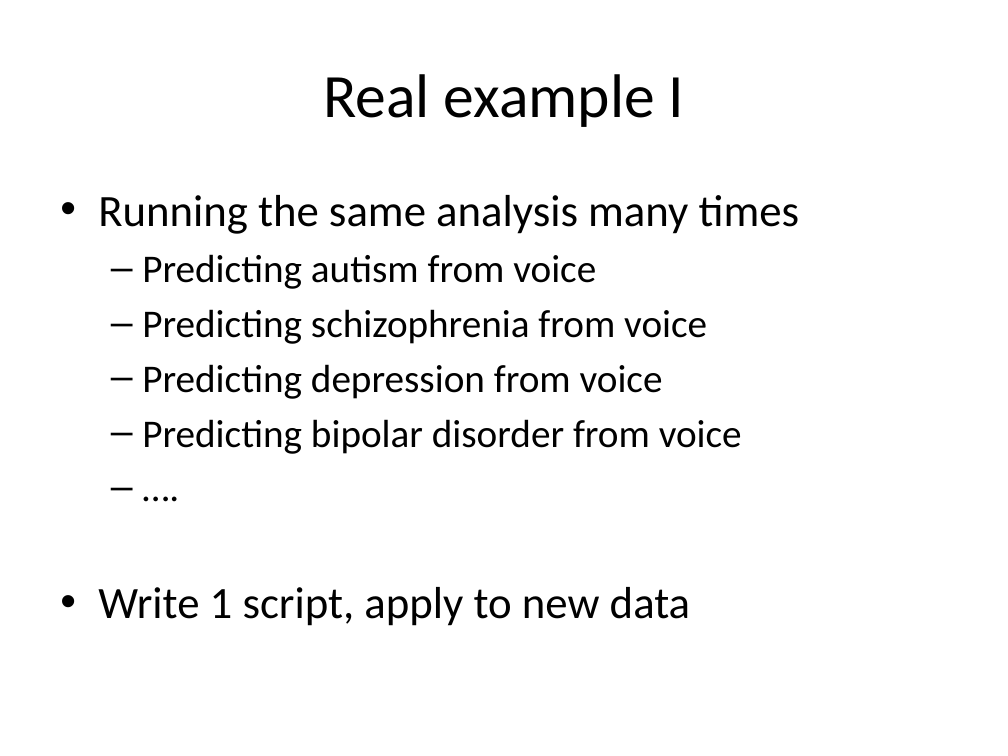
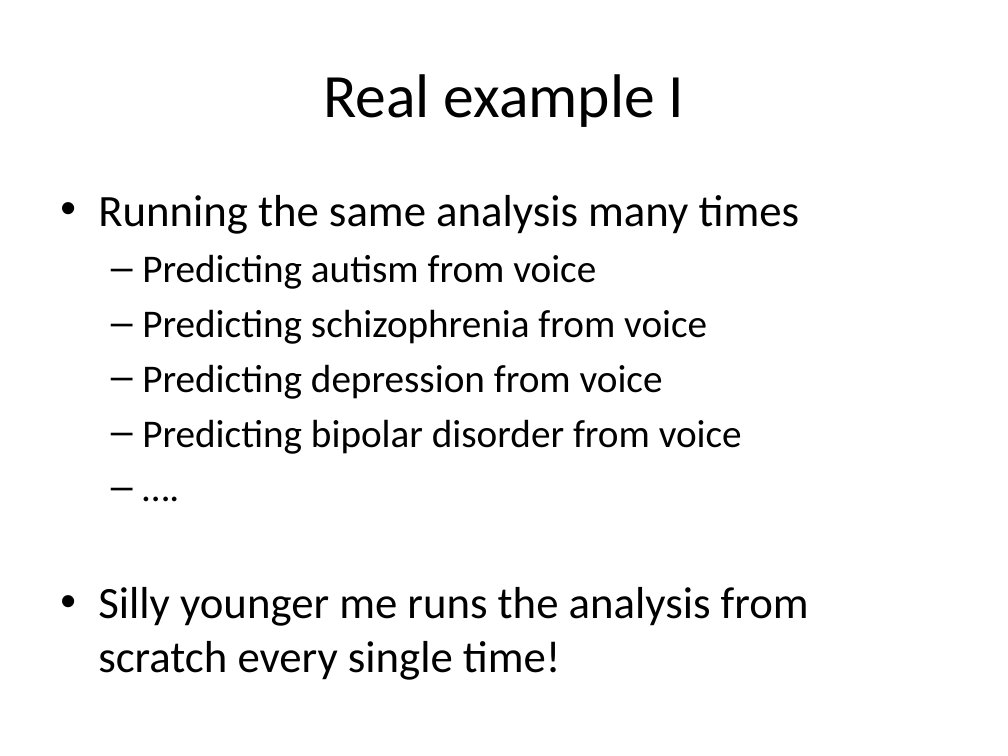
Before and after one commit to ethanweed/Stats4Humanities2016, a slide deck: slide 11 of Day1/Lab1 - afternoon.pptx. Drawn at 1008x756 pixels with LibreOffice and Linux fonts; fonts in the diff are those of the drawing. Boxes give left, top, right and bottom in pixels: in the first picture for what was removed or moved away, otherwise in the second. Text is boxed around its words. In the diff, an @@ line names an element or a change of style, - is before the commit and + after.

Commit message:
slides updated

```diff
--- a/Day1/Lab1 - afternoon.pptx
+++ b/Day1/Lab1 - afternoon.pptx
@@ text at (98, 587, 809, 680): text changed @@
-• Write 1 script, apply to new data
+• Silly younger me runs the analysis from scratch every single time!
```
